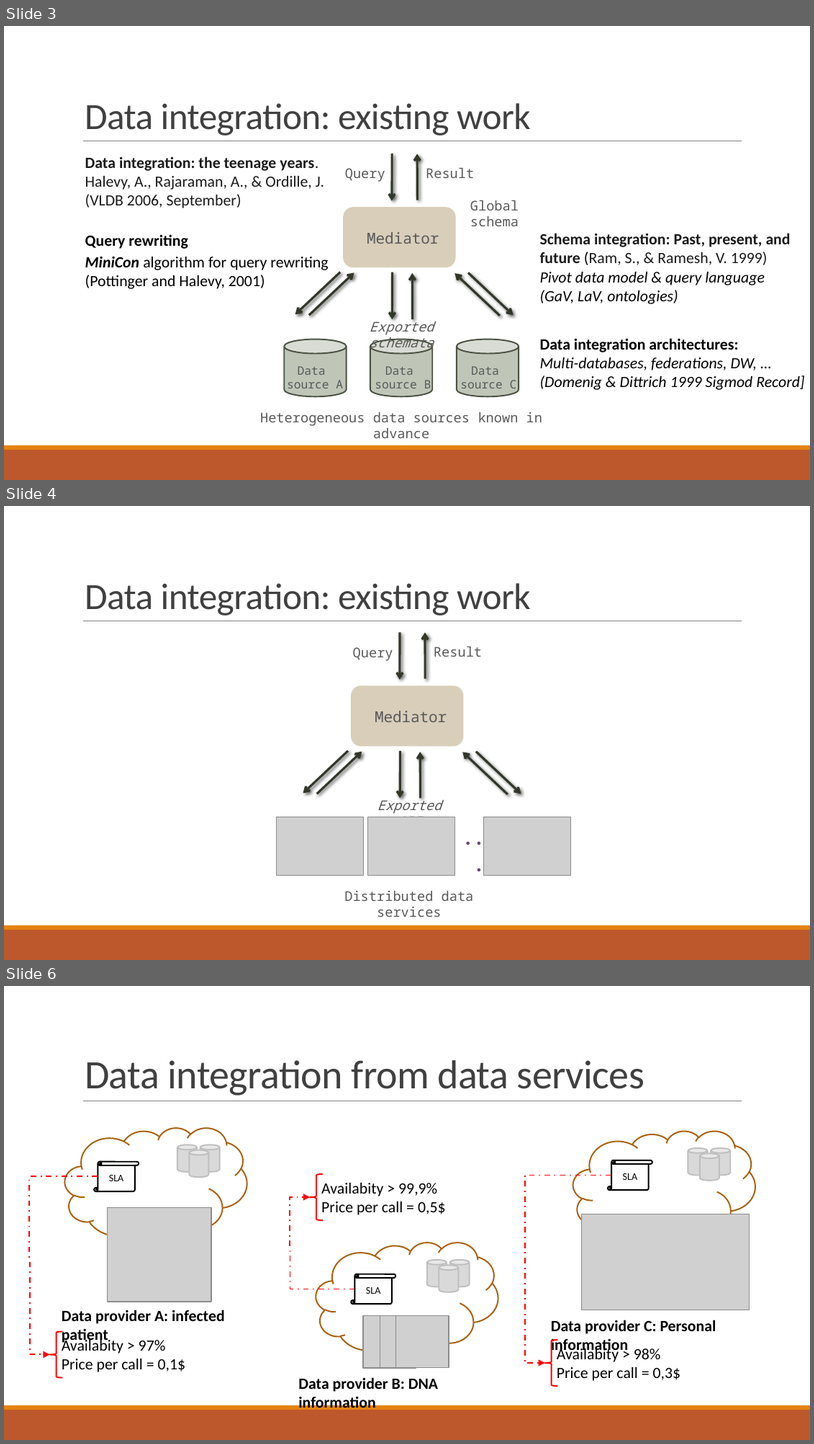
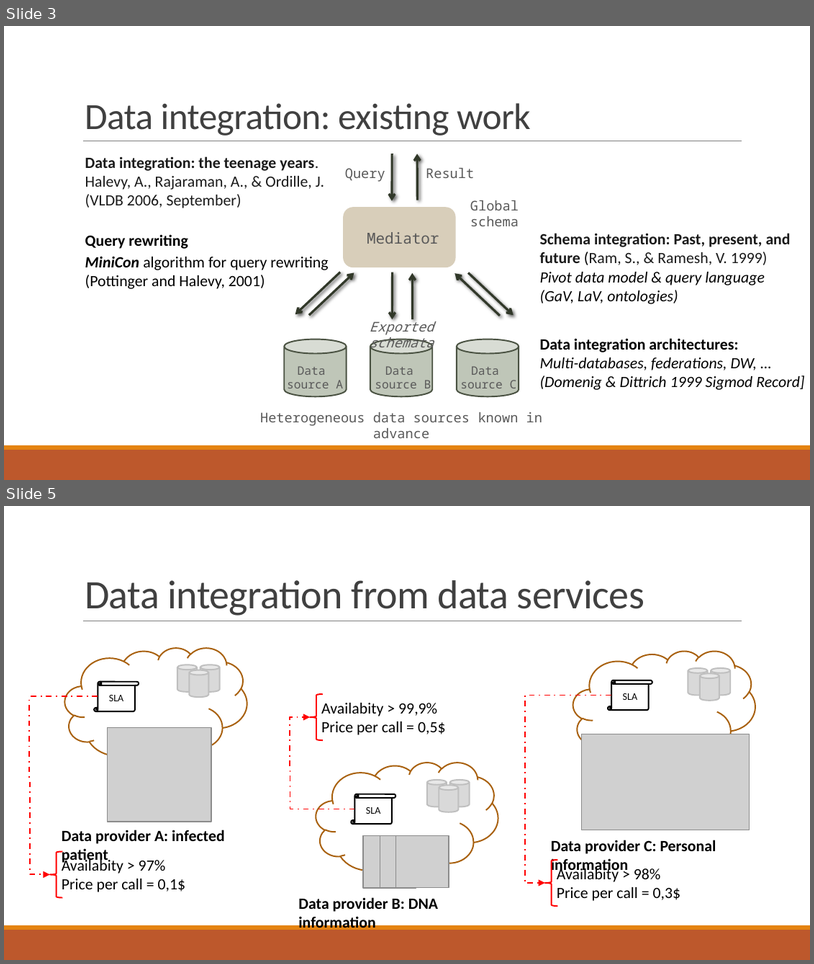
Before and after one commit to danielboni/DanielCarvalho-PhD, a slide deck: Presentations/ADBIS 2016/Presentation_ADBIS 2016.pptx. Shown one above the other, each under a label of ours: slides 3, 4 and 6 before the commit, slides 3 and 5 after it; the slides between them are not shown. The pictures are 814x1444 and 814x964 pixels, drawn with LibreOffice and Linux fonts; fonts in the diff are those of the drawing; grey boxes stand for pictures. Boxes give left, top, right and bottom in pixels: in the first picture for what was removed or moved away, otherwise in the second. Text is boxed around its words. In the diff, an @@ line names an element or a change of style, - is before the commit and + after.

```diff
--- a/Presentations/ADBIS 2016/Presentation_ADBIS 2016.pptx
+++ b/Presentations/ADBIS 2016/Presentation_ADBIS 2016.pptx
@@ slide 4 removed at [4, 506, 810, 960], background #FFFFFF; not listed: 3 template elements that a slide beside it also shows @@
@@ title removed at [85, 583, 531, 615] @@
-Data integration: existing work
@@ group removed at [277, 633, 571, 916]: 8 arrows, 6 texts, 3 pictures, 1 rounded rectangle @@
-Mediator
-Query
-Result
-Distributed data services
-Exported API
-. . .
@@ what was slide 6 is now slide 5 @@
```
Also in this commit, not shown: 2 slides changed.
